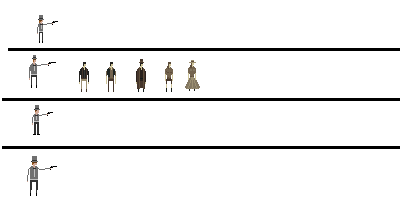
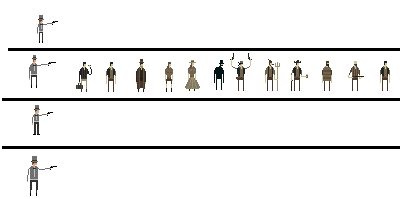
Revision of a layered (400, 199) image; what changed, layer by layer:
renamed "Layer 2 copy 4" to "Layer 3", painted on it over bbox(76, 53, 390, 91)
painted on "Background" over bbox(220, 53, 390, 91)
